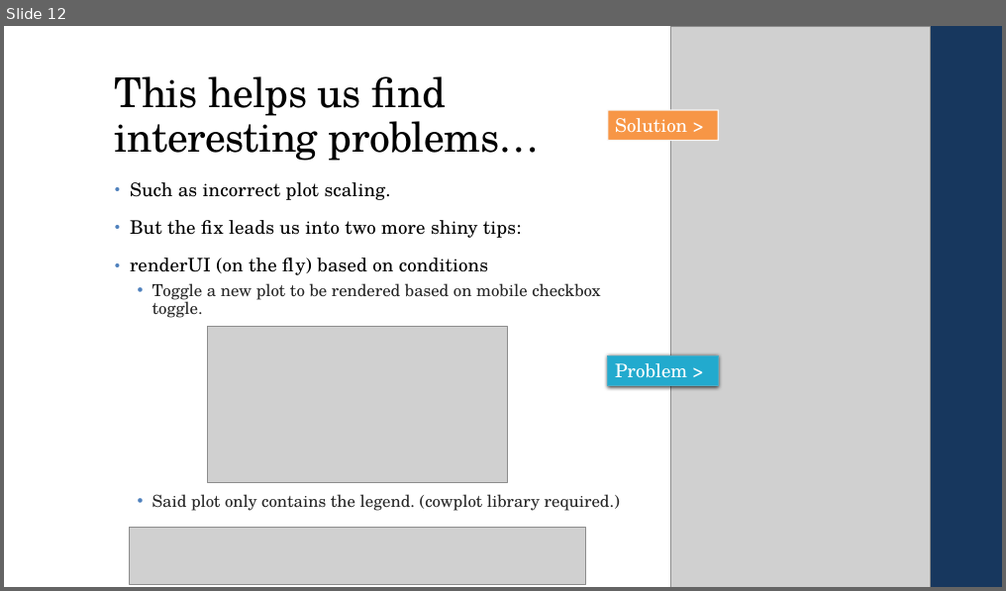
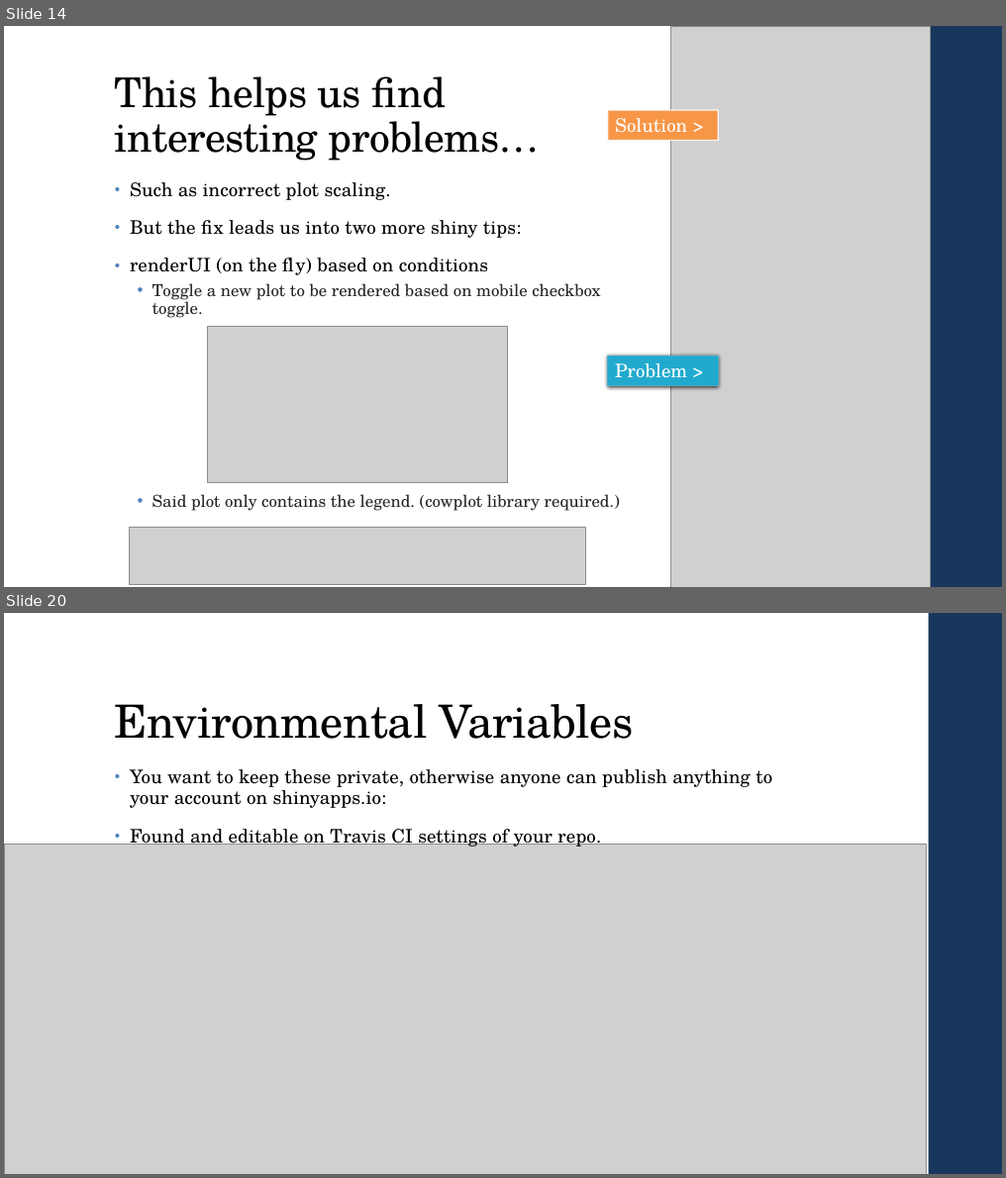
Before and after one commit to bmetenko/RShinyAppStore, a slide deck: Presentation/2019_08_15_RShinyPresentation.pptx. Shown one above the other, each under a label of ours: slide 12 before the commit, slides 14 and 20 after it; the slides between them are not shown. The pictures are 1006x591 and 1006x1178 pixels, drawn with LibreOffice and Linux fonts; fonts in the diff are those of the drawing; grey boxes stand for pictures. Boxes give left, top, right and bottom in pixels: in the first picture for what was removed or moved away, otherwise in the second. Text is boxed around its words. In the diff, an @@ line names an element or a change of style, - is before the commit and + after.

```diff
--- a/Presentation/2019_08_15_RShinyPresentation.pptx
+++ b/Presentation/2019_08_15_RShinyPresentation.pptx
@@ slide 20 added at [4,613,1002,1174], background #FFFFFF; not listed: 1 template element that a slide beside it also shows @@
@@ title added at [115,704,633,739], 44 pt, text #000000 @@
+Environmental Variables
@@ text added at [130,769,772,850], 18 pt, text #000000 @@
+• You want to keep these private, otherwise anyone can publish anything to your account on shinyapps.io:
+• Found and editable on Travis CI settings of your repo.
@@ picture added at [4,845,927,1174] @@
@@ what was slide 12 is now slide 14 @@
```
Also in this commit, not shown: 10 slides changed, 7 other slides added, 1 slide removed.
